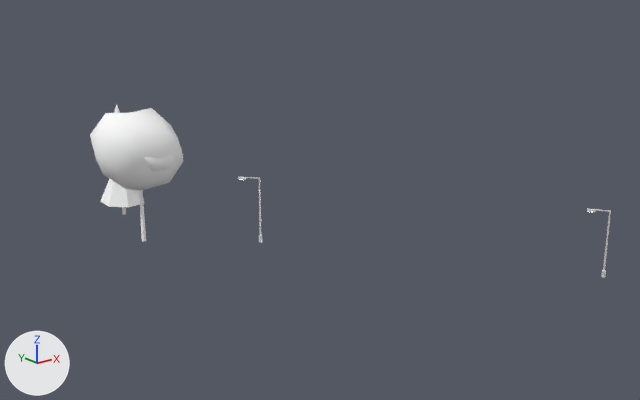
The glTF model cities/arlov-borggatan/pack/tiles/c11_-1.glb: old version first, new version second.
Before and after are seen from a 50 mm camera at (633.5, -75.6, 36.7) aimed at (677.5, -20.5, 14.7). Arrows for +X, +Y and +Z are at lower left; the lights stay in place. The older version comes first. Where no turn or scale is listed for an object, it has been applied to the vertices. Vertices at exactly the same position are counted once.

Names of what the first picture shows: 'SM_Street_Furniture_11_-1', 'SM_Trees_11_-1'.
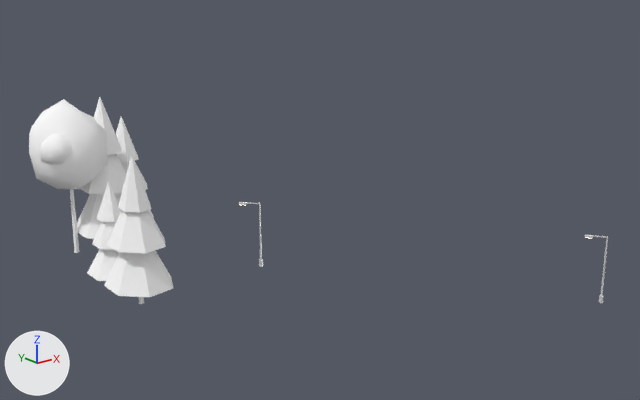
Edits to the bpy script that builds the scene:
```text
Change me_sm_trees_11__1:
    used by ob_sm_trees_11__1; location = (665.96, -8.54, 16.62); scale = (6.4, 6.4, 6.4)
    remove me_sm_trees_11__1.from_pydata(...)  # 174 vertices, 285 faces; spans x -0.6..0.6, y -1.0..1.0, z -0.86..0.86
    add me_sm_trees_11__1.from_pydata(...)  # 282 vertices, 384 faces; spans x -0.61..0.61, y -1.0..1.0, z -0.72..0.72
    me_sm_trees_11__1 part 1: the loose piece of 12 vertices spanning x 0.25..0.31, y 0.67..0.72, z -0.85..-0.55 is scaled about its middle by 0.838, then moved by (-0.59, -1.42, 0.1)
    me_sm_trees_11__1 part 2: the loose piece of 12 vertices spanning x -0.04..0.03, y -0.47..-0.41, z -0.86..-0.1 is scaled about its middle by (0.587, 0.585, 0.251), then moved by (-0.32, 0.12, -0.13)
    me_sm_trees_11__1 part 3: the loose piece of 12 vertices spanning x 0.25..0.31, y 0.67..0.72, z -0.85..-0.55 is copied, and the copy is scaled about its middle by (0.826, 0.825, 2.05), then moved by (-0.54, -0.09, 0.3); it spans x -0.28..-0.23, y 0.58..0.63, z -0.69..-0.1
    me_sm_trees_11__1 part 4: the loose piece of 8 vertices spanning x -0.01..0.6, y 0.38..1.0, z -0.66..0.08 is scaled about its middle by (0.879, 0.879, 0.756), then moved by (-0.59, -1.42, 0.0)
    me_sm_trees_11__1 part 5: the loose piece of 8 vertices spanning x 0.12..0.46, y 0.51..0.87, z 0.19..0.76 is scaled about its middle by (1.28, 1.28, 0.864), then moved by (-0.58, -1.42, -0.45)
    me_sm_trees_11__1 part 6: the loose piece of 8 vertices spanning x 0.04..0.54, y 0.43..0.95, z -0.2..0.46 is scaled about its middle by (0.501, 0.501, 0.661), then moved by (-0.59, -1.42, 0.16)
    me_sm_trees_11__1 part 7: the loose piece of 8 vertices spanning x 0.12..0.46, y 0.51..0.87, z 0.19..0.76 is copied, and the copy is scaled about its middle by (1.22, 1.22, 0.719), then moved by (-0.6, -1.01, -0.85); it spans x -0.53..-0.1, y -0.54..-0.1, z -0.59..-0.17
    me_sm_trees_11__1 part 8: the loose piece of 8 vertices spanning x 0.04..0.54, y 0.43..0.95, z -0.2..0.46 is copied, and the copy is scaled about its middle by (0.63, 0.63, 0.559), then moved by (-0.61, -1.01, -0.27); it spans x -0.48..-0.16, y -0.48..-0.16, z -0.33..0.04
    me_sm_trees_11__1 part 9: the loose piece of 8 vertices spanning x 0.04..0.54, y 0.43..0.95, z -0.2..0.46 is copied, and the copy is scaled about its middle by (0.429, 0.429, 0.489), then moved by (-0.61, -1.01, -0.08); it spans x -0.43..-0.21, y -0.43..-0.21, z -0.11..0.21
    me_sm_trees_11__1 part 10: the loose piece of 8 vertices spanning x -0.01..0.6, y 0.38..1.0, z -0.66..0.08 is copied, and the copy is scaled about its middle by (1.01, 1.01, 0.88), then moved by (-0.22, -0.13, 0.08); it spans x -0.23..0.38, y 0.24..0.87, z -0.53..0.12
    me_sm_trees_11__1 part 11: the loose piece of 8 vertices spanning x 0.12..0.46, y 0.51..0.87, z 0.19..0.76 is copied, and the copy is scaled about its middle by (1.36, 1.36, 1.01), then moved by (-0.22, -0.13, -0.31); it spans x -0.17..0.31, y 0.31..0.8, z -0.13..0.45
    me_sm_trees_11__1 part 12: the loose piece of 8 vertices spanning x 0.12..0.46, y 0.51..0.87, z 0.19..0.76 is copied, and the copy is scaled about its middle by (0.945, 0.945, 0.879), then moved by (-0.22, -0.13, -0.01); it spans x -0.1..0.23, y 0.39..0.73, z 0.22..0.72
    me_sm_trees_11__1 part 13: the loose piece of 8 vertices spanning x 0.04..0.54, y 0.43..0.95, z -0.2..0.46 is copied, and the copy is scaled about its middle by (0.841, 0.841, 0.722), then moved by (0.05, 0.05, -0.11); it spans x 0.14..0.56, y 0.52..0.95, z -0.22..0.26
    me_sm_trees_11__1 part 14: the loose piece of 8 vertices spanning x 0.04..0.54, y 0.43..0.95, z -0.2..0.46 is copied, and the copy is scaled about its middle by (0.556, 0.556, 0.632), then moved by (0.05, 0.05, 0.14); it spans x 0.2..0.48, y 0.6..0.88, z 0.06..0.48
    me_sm_trees_11__1 part 15: a new loose piece of 42 vertices spanning x -0.61..0.08, y 0.25..0.96, z -0.09..0.72, in mat_m_leaf (white #ffffff)
    me_sm_trees_11__1 part 16: a new loose piece of 42 vertices spanning x -0.56..-0.19, y 0.28..0.65, z 0.18..0.49, in mat_m_leaf (white #ffffff)
    me_sm_trees_11__1 part 17: the loose piece of 42 vertices spanning x -0.23..0.33, y -1.0..-0.46, z 0.13..0.58 is deleted
    me_sm_trees_11__1 part 18: the loose piece of 42 vertices spanning x -0.6..0.55, y -0.98..0.19, z -0.17..0.86 is deleted
    other edits to the shape of me_sm_trees_11__1 do not show in these pictures
Change ob_sm_street_furniture_11__1:
    ob_sm_street_furniture_11__1.location: (683.11, -26.64, 12.81) -> (683.11, -26.64, 10.59)
Change ob_sm_trees_11__1:
    ob_sm_trees_11__1.location: (665.96, -8.54, 16.62) -> (664.98, -10.99, 15.74)
    ob_sm_trees_11__1.scale: (6.4, 6.4, 6.4) -> (9.62, 9.62, 9.62)
```

What differs and where, as boxes (x1, y1, x2, y2) in the pictures (640 x 400 px; the box of a moved part takes in the faces that stretch with it):
'SM_Trees_11_-1', reshaped, moved, rescaled (54% wider, 50% taller)
    before: (90, 104, 183, 242)
    after: (29, 97, 173, 304)
'SM_Street_Furniture_11_-1', moved
    before: (238, 176, 611, 278)
    after: (239, 202, 608, 303)
part 1 of me_sm_trees_11__1, moved or reshaped
    before: (122, 207, 126, 215)
    after: (139, 297, 144, 304)
part 2 of me_sm_trees_11__1, moved or reshaped (not visible afterwards)
    before: (139, 190, 146, 242)
part 3 of me_sm_trees_11__1, added
    after: (70, 189, 80, 253)
part 4 of me_sm_trees_11__1, moved or reshaped
    before: (101, 178, 144, 207)
    after: (104, 251, 173, 297)
part 5 of me_sm_trees_11__1, moved or reshaped (mostly hidden before)
    before: (114, 104, 120, 113)
    after: (107, 210, 166, 253)
part 6 of me_sm_trees_11__1, moved or reshaped (not visible before)
    after: (118, 155, 151, 213)
part 7 of me_sm_trees_11__1, added
    after: (87, 249, 120, 281)
part 8 of me_sm_trees_11__1, added
    after: (92, 221, 116, 250)
part 9 of me_sm_trees_11__1, added
    after: (97, 181, 122, 222)
part 10 of me_sm_trees_11__1, added
    after: (77, 192, 122, 239)
part 11 of me_sm_trees_11__1, added
    after: (80, 154, 127, 194)
part 12 of me_sm_trees_11__1, added
    after: (94, 97, 122, 155)
part 13 of me_sm_trees_11__1, added (mostly hidden)
    after: (121, 162, 148, 190)
part 14 of me_sm_trees_11__1, added
    after: (116, 116, 139, 162)
part 15 of me_sm_trees_11__1, added
    after: (29, 99, 108, 189)
part 16 of me_sm_trees_11__1, added
    after: (40, 133, 73, 165)
part 17 of me_sm_trees_11__1, deleted
    before: (144, 155, 174, 171)
part 18 of me_sm_trees_11__1, deleted
    before: (90, 108, 183, 191)
